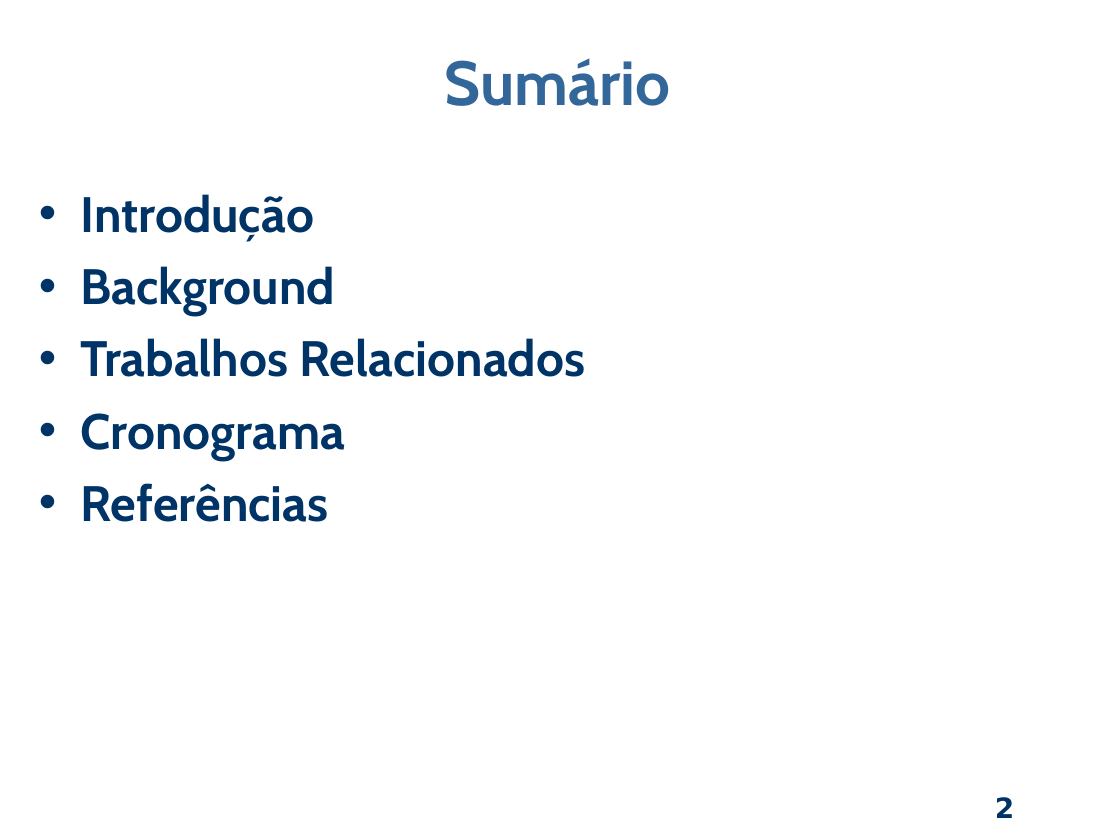
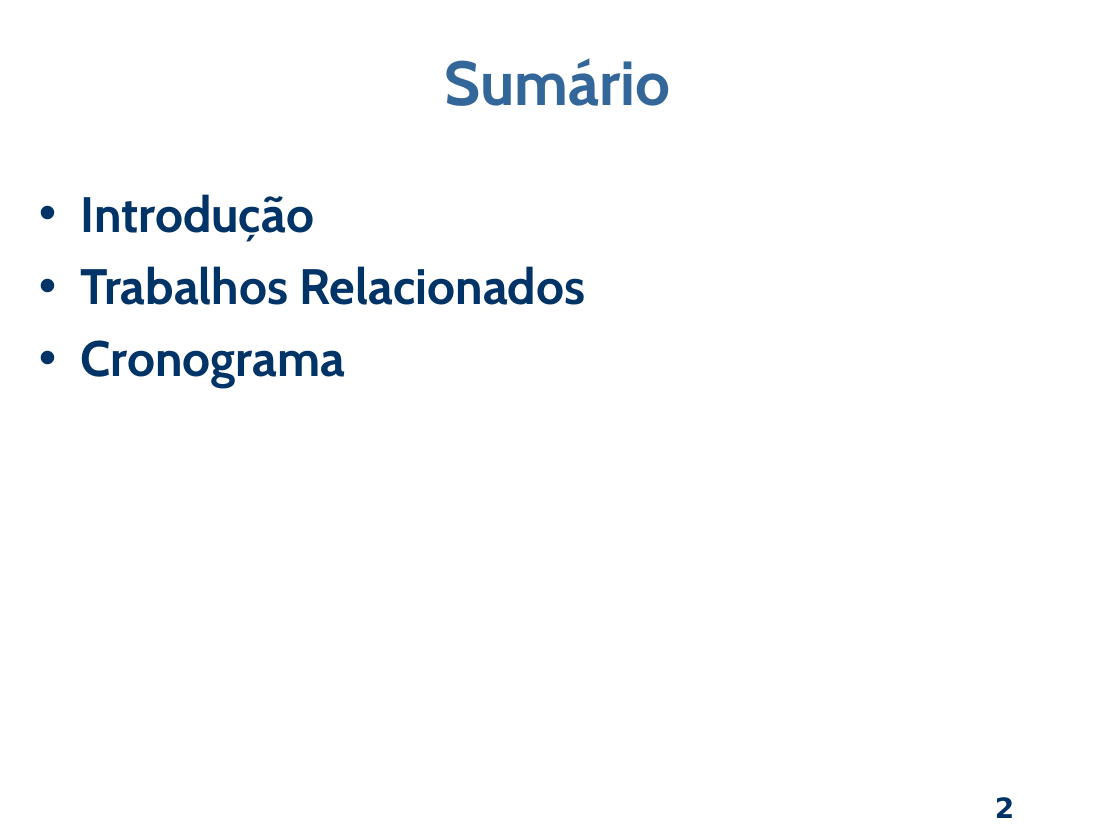
Before and after one commit to dant25/pre-proposta, a slide deck: slide 2 of apresentação/Apresentacao pre.odp. Drawn at 1120x840 pixels with LibreOffice and Linux fonts; fonts in the diff are those of the drawing; background and template pictures are left out. Boxes give left, top, right and bottom in pixels: in the first picture for what was removed or moved away, otherwise in the second. Text is boxed around its words. In the diff, an @@ line names an element or a change of style, - is before the commit and + after.

```diff
--- a/apresentação/Apresentacao pre.odp
+++ b/apresentação/Apresentacao pre.odp
@@ text at <box>81,266,336,315</box>: paragraph removed @@
-• Background
@@ text at <box>81,483,329,522</box>: paragraph removed @@
-• Referências
```
Also in this commit, not shown: 5 other slides changed, 23 slides added, 40 slides removed, 12 other files.
